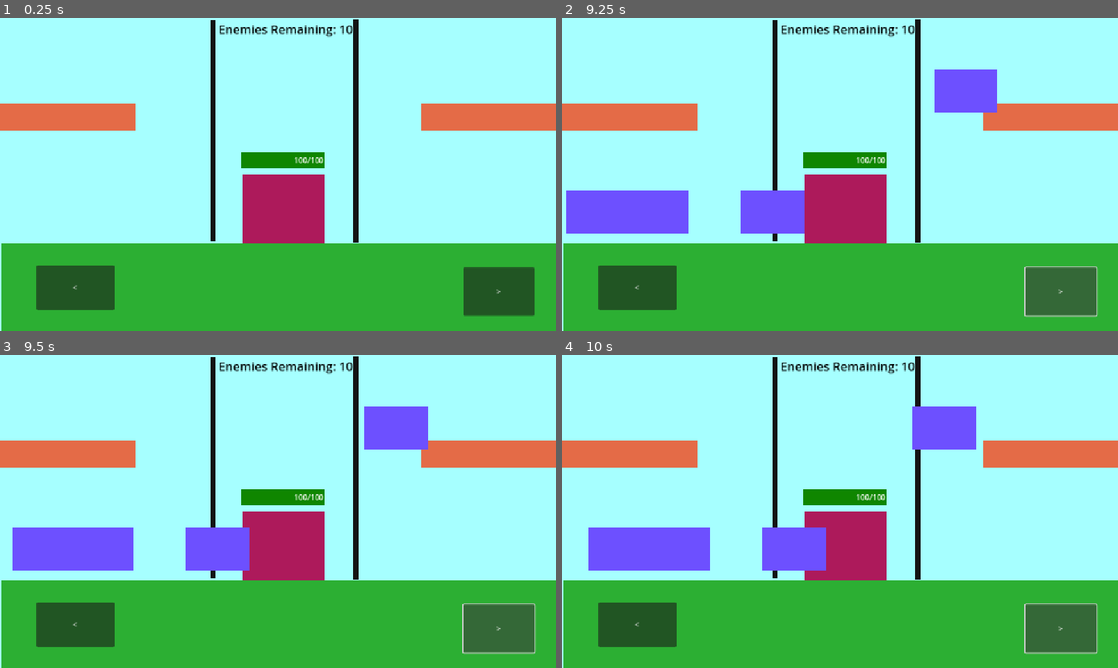
Above: before the commit, frames 1-4 (two rows, left to right).
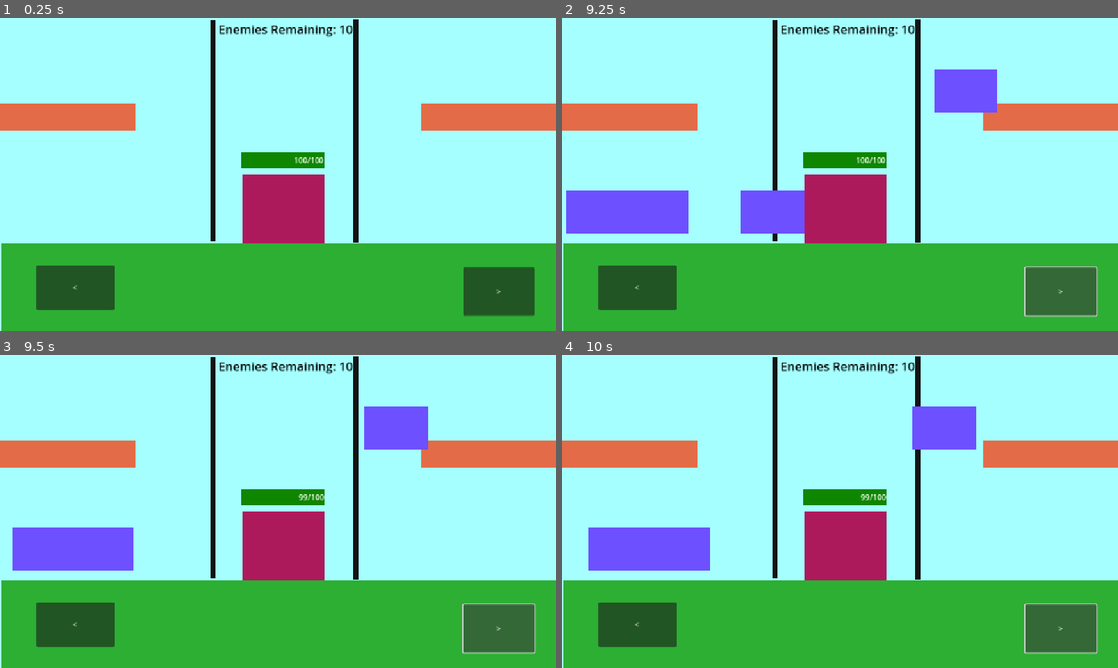
Above: after the commit, the same moments.

Repository: ninjadragonliu/Something
Game: Godot game, scene res://Scenes/world.tscn
The game is run twice, just before and just after one commit, with the same random seed, the same clock (stepped at 60 frames per second) and the same inputs. The project has no main scene, so this scene is started directly.
Inputs:
- Up to frame 1 (0.25 s): no input
- Up to frame 2 (9.25 s): click "<" at 0.5 s; click ">" at 1.25 s; click "<" at 2 s; click ">" at 2.75 s; click "<" at 3.5 s; click ">" at 4.25 s
- Up to frame 3 (9.5 s): no input
- Up to frame 4 (10 s): no input

Frames 1-2 are identical in both runs. In frame 3, 1.7% of the frame differs, in the area x 33-59%, y 44-69%; in frame 4, 1.7%.

Commit message:
update player takes damage

Diff:
--- a/something/Scripts/player.gd
+++ b/something/Scripts/player.gd
@@ -10,3 +10,9 @@
 	Global.health -= damage
 	if Global.health == 0:
 		queue_free()
+
+
+func _on_area_2d_body_entered(body: Node2D) -> void:
+	if body.is_in_group("enemy"):
+		self.take_damage(1)
+		body.queue_free()
--- a/something/nodes/player.tscn
+++ b/something/nodes/player.tscn
@@ -6,6 +6,9 @@
 
 [sub_resource type="RectangleShape2D" id="RectangleShape2D_go701"]
 size = Vector2(170, 143)
+
+[sub_resource type="RectangleShape2D" id="RectangleShape2D_u63mc"]
+size = Vector2(170, 142)
 
 [node name="Player" type="CharacterBody2D"]
 script = ExtResource("1_u63mc")
@@ -19,3 +22,11 @@
 [node name="CollisionShape2D" type="CollisionShape2D" parent="."]
 position = Vector2(-1, 0.5)
 shape = SubResource("RectangleShape2D_go701")
+
+[node name="Area2D" type="Area2D" parent="."]
+
+[node name="CollisionShape2D" type="CollisionShape2D" parent="Area2D"]
+position = Vector2(-1, 0)
+shape = SubResource("RectangleShape2D_u63mc")
+
+[connection signal="body_entered" from="Area2D" to="." method="_on_area_2d_body_entered"]
Not shown: 1 places in something/nodes/player.tscn that only renumber resources
